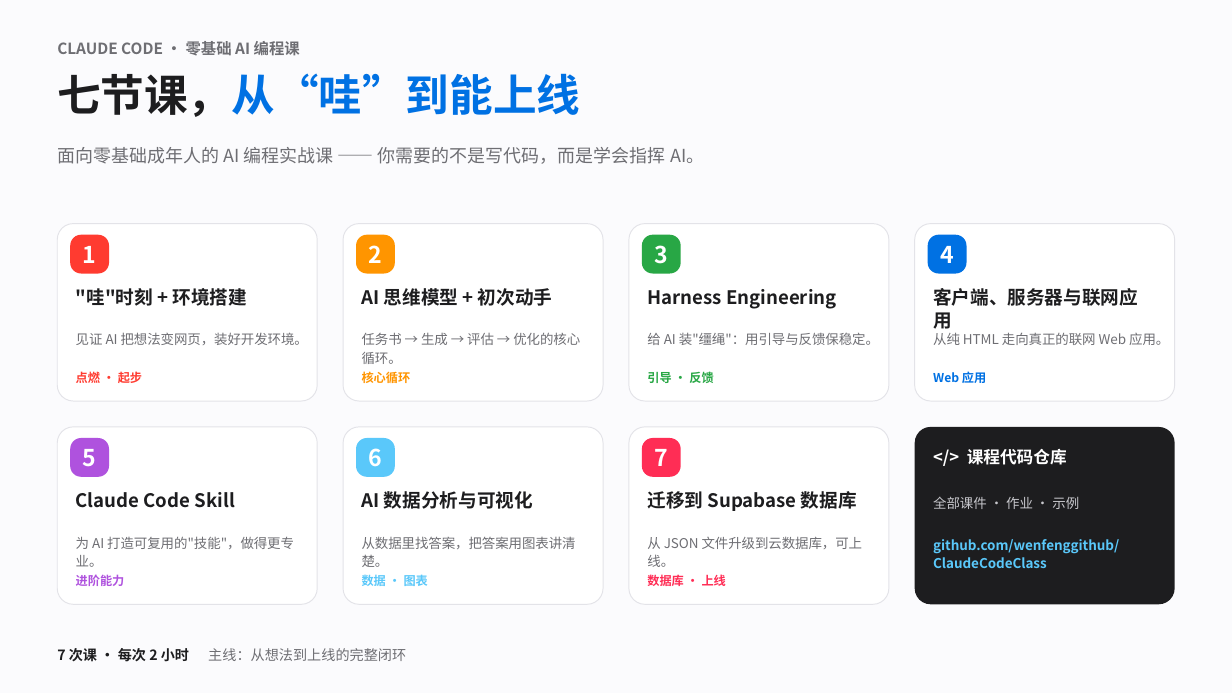
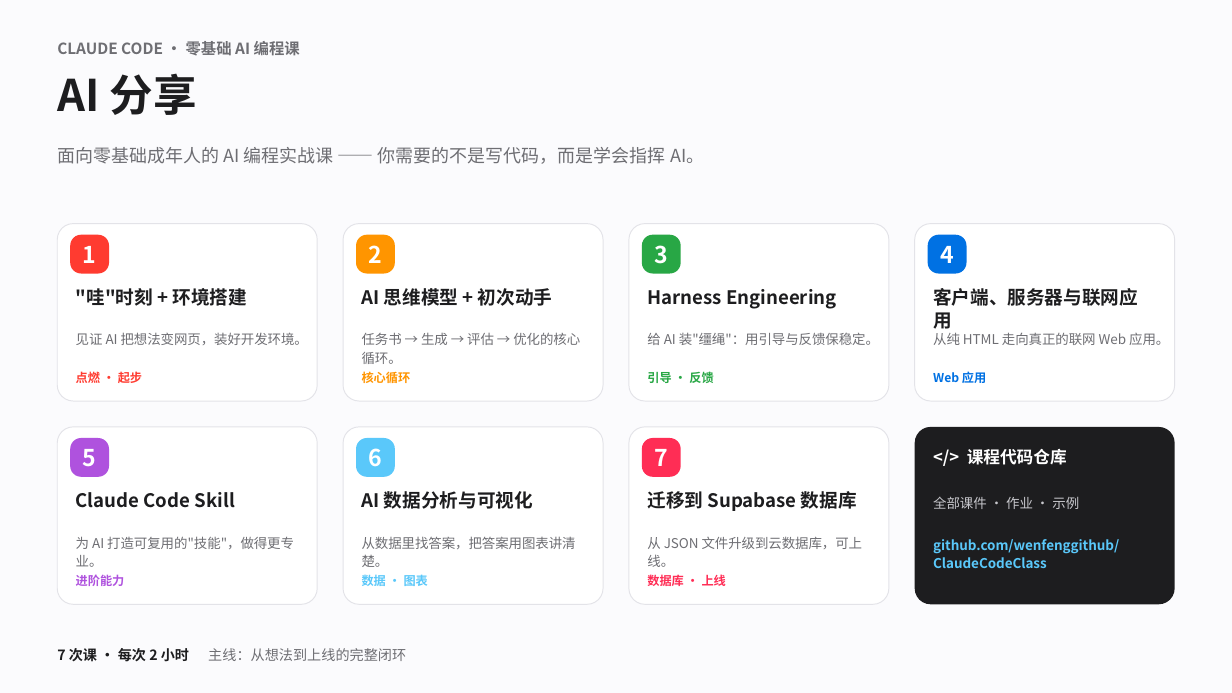
Before and after one commit to wenfenggithub/ClaudeCodeClass, a slide deck: slide 1 of course-overview.pptx. Drawn at 1232x693 pixels with LibreOffice and Linux fonts; fonts in the diff are those of the drawing. Boxes give left, top, right and bottom in pixels: in the first picture for what was removed or moved away, otherwise in the second. Text is boxed around its words. In the diff, an @@ line names an element or a change of style, - is before the commit and + after.

```diff
--- a/course-overview.pptx
+++ b/course-overview.pptx
@@ text at [57,73,196,115]: text changed; text colour #0071E3 to #1D1D1F @@
-七节课，从“哇”到能上线
+AI 分享
```
Also in this commit, not shown: 1 other file.
